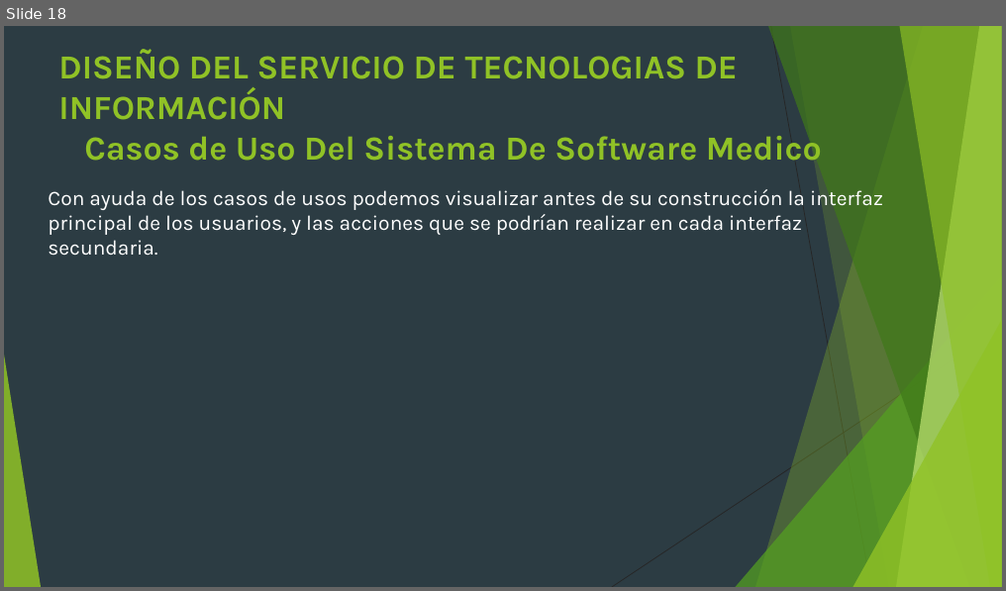
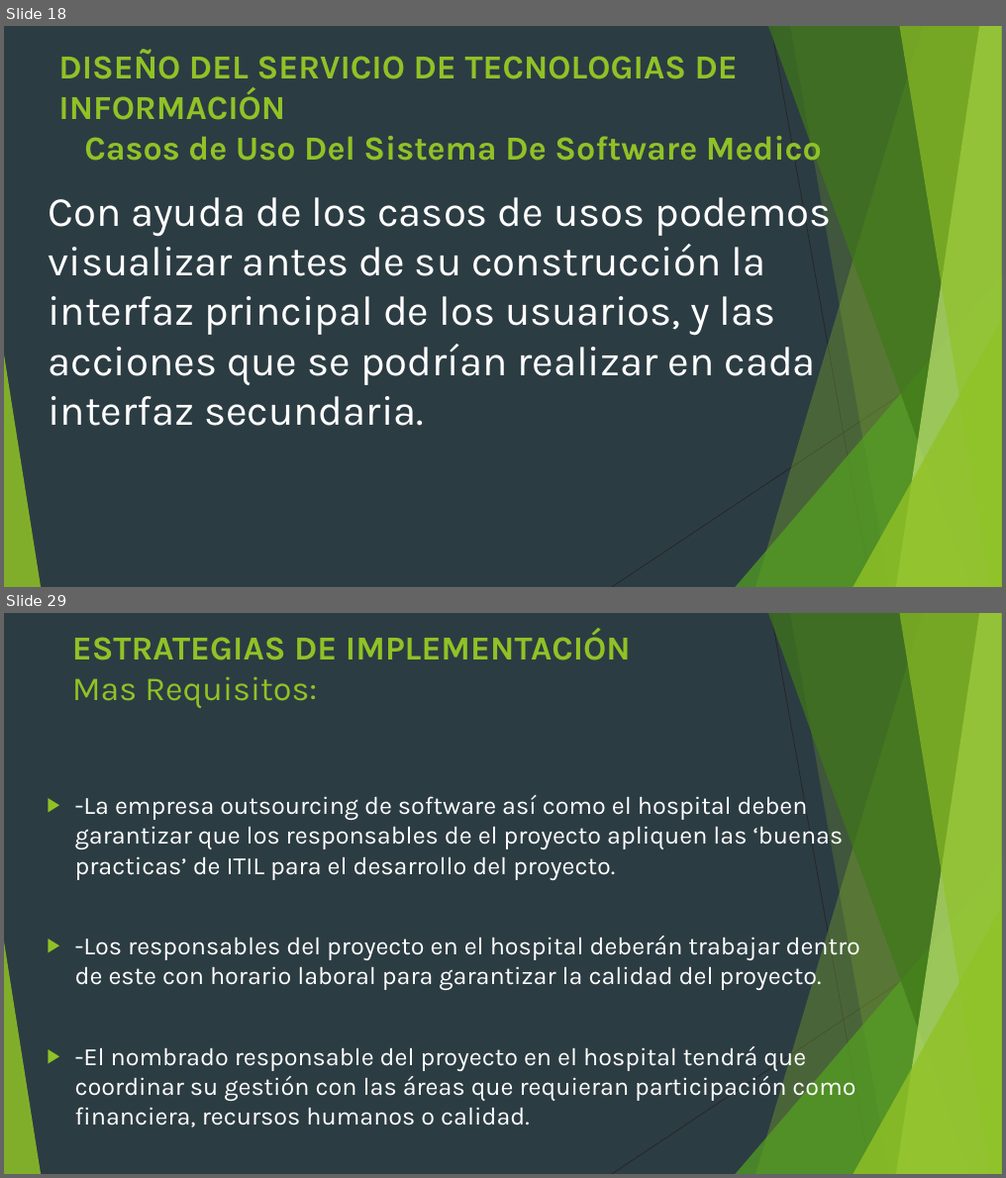
Before and after one commit to Alchaz/GasLmn, a slide deck: presentacion articulo grado.pptx. Shown one above the other, each under a label of ours: slide 18 before the commit, slides 18 and 29 after it; the slides between them are not shown. The pictures are 1006x591 and 1006x1178 pixels, drawn with LibreOffice and Linux fonts; fonts in the diff are those of the drawing. Boxes give left, top, right and bottom in pixels: in the first picture for what was removed or moved away, otherwise in the second. Text is boxed around its words. In the diff, an @@ line names an element or a change of style, - is before the commit and + after.

```diff
--- a/presentacion articulo grado.pptx
+++ b/presentacion articulo grado.pptx
@@ slide 29 added at (x1=4, y1=613, x2=1002, y2=1174), background #2C3C43; not listed: 10 template elements that a slide beside it also shows @@
@@ title added at (x1=72, y1=630, x2=631, y2=708), 32.4 pt, text #90C226, bold @@
+ESTRATEGIAS DE IMPLEMENTACIÓN
+Mas Requisitos:
@@ text added at (x1=75, y1=795, x2=860, y2=1128), 24 pt, text #FFFFFF @@
+▶ -La empresa outsourcing de software así como el hospital deben garantizar que los responsables de el proyecto apliquen las ‘buenas practicas’ de ITIL para el desarrollo del proyecto.
+▶ -Los responsables del proyecto en el hospital deberán trabajar dentro de este con horario laboral para garantizar la calidad del proyecto.
+▶ -El nombrado responsable del proyecto en el hospital tendrá que coordinar su gestión con las áreas que requieran participación como financiera, recursos humanos o calidad.
@@ slide 18 changed as well @@
@@ text "Con ayuda de los casos ..." at (x1=48, y1=188, x2=832, y2=426): size 20 to 40 pt @@
```
Also in this commit, not shown: 3 other slides changed, 10 other slides added, 3 slides removed.
